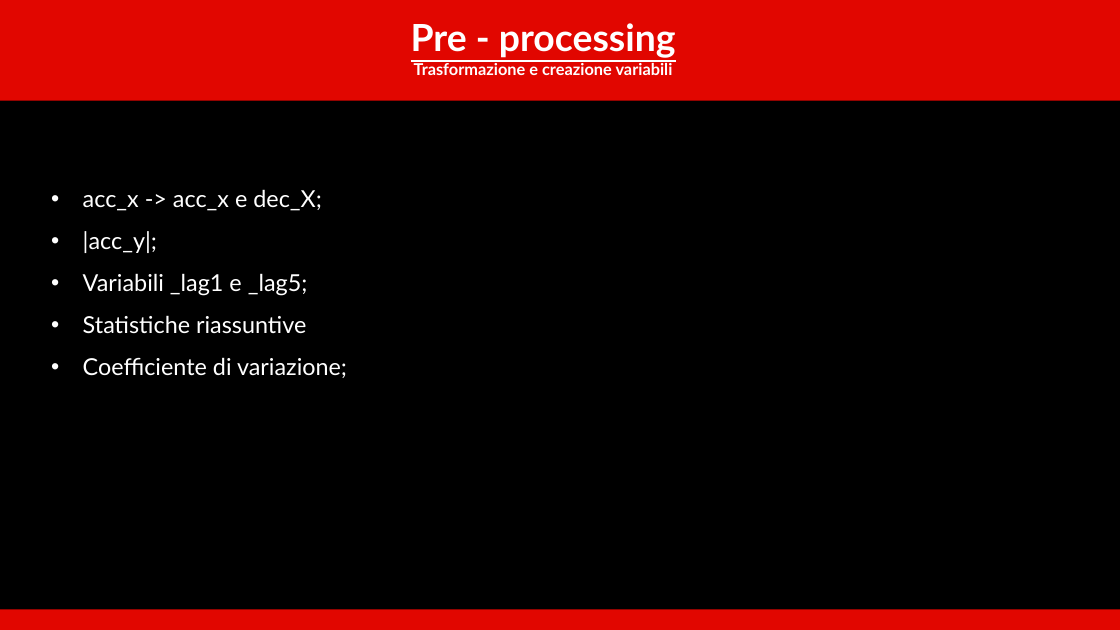
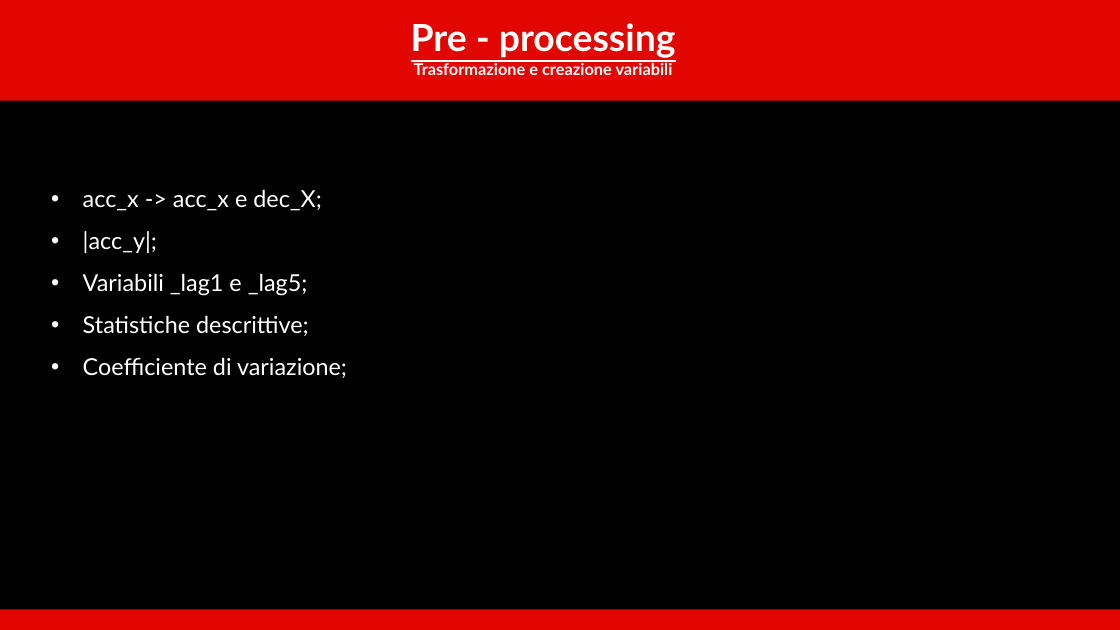
Before and after one commit to WBOnCedR/Stili_di_guida_f1, a slide deck: slide 8 of presentazione_F1_10min.pptx. Drawn at 1120x630 pixels with LibreOffice and Linux fonts; fonts in the diff are those of the drawing; background and template pictures are left out. Boxes give left, top, right and bottom in pixels: in the first picture for what was removed or moved away, otherwise in the second. Text is boxed around its words. In the diff, an @@ line names an element or a change of style, - is before the commit and + after.

Commit message:
Final Presentazione

```diff
--- a/presentazione_F1_10min.pptx
+++ b/presentazione_F1_10min.pptx
@@ text at [83,315,309,336]: text changed @@
-• Statistiche riassuntive
+• Statistiche descrittive;
```
Also in this commit, not shown: 3 other slides changed, 1 slide added, 9 other files.
